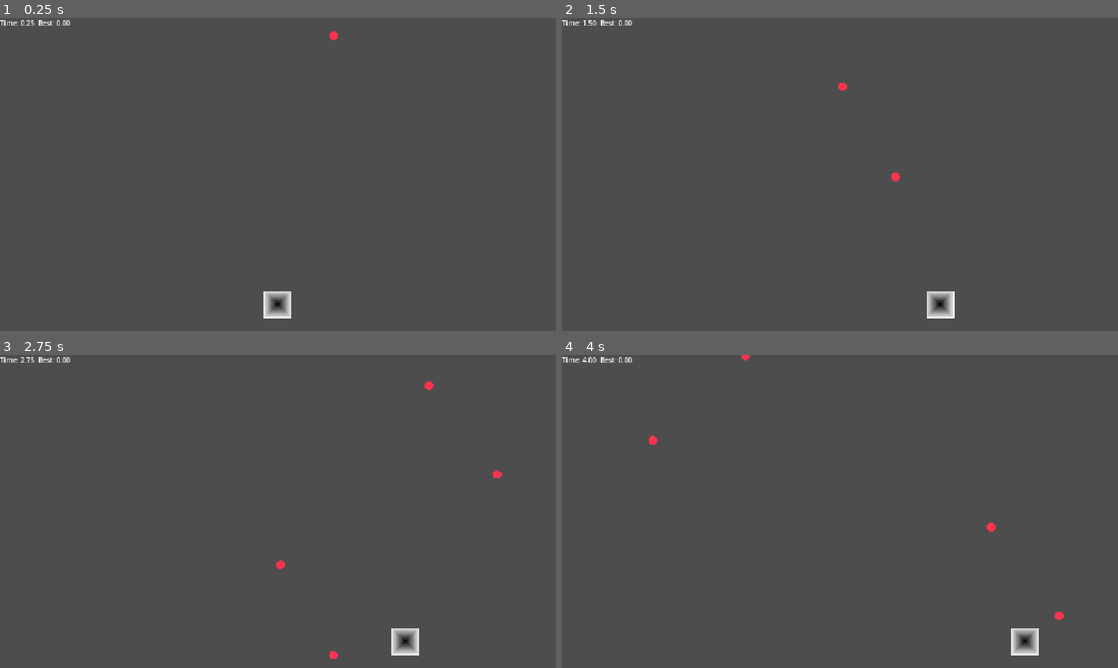
Above: before the commit, frames 1-4 (two rows, left to right).
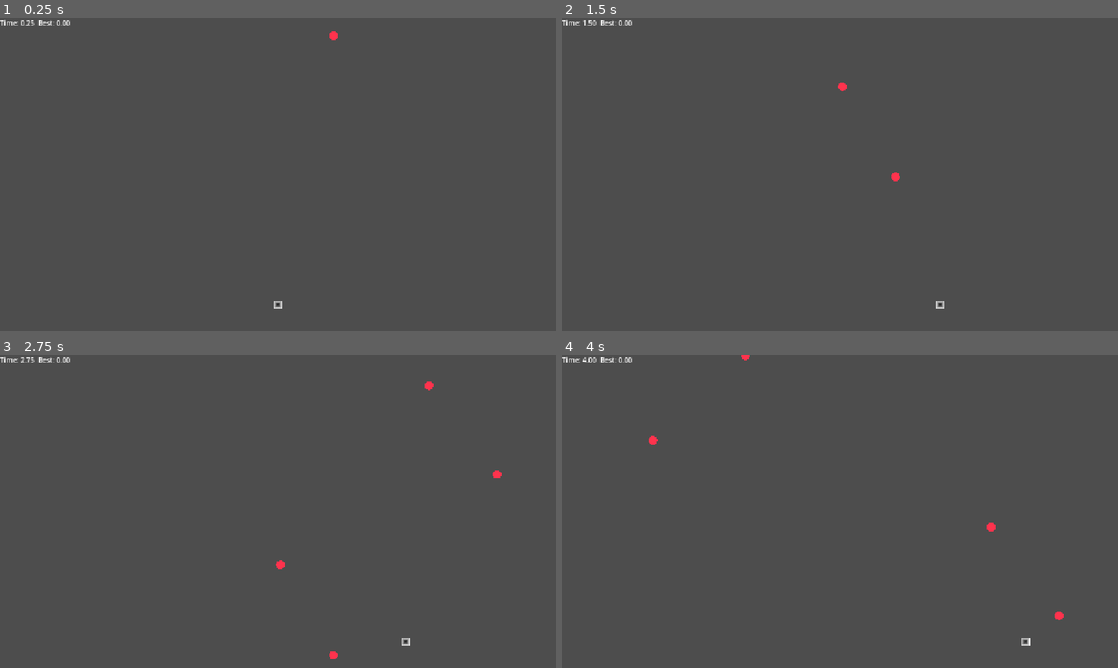
Above: after the commit, the same moments.

Repository: ahr8/GameDev_HS25_Avoidance
Game: Godot game, scene res://Scenes/Main.tscn
The game is run twice, just before and just after one commit, with the same random seed, the same clock (stepped at 60 frames per second) and the same inputs.
Inputs:
- Up to frame 1 (0.25 s): no input
- Up to frame 2 (1.5 s): hold Right (ui_right) 0.53-1.28 s; hold Left (ui_left) from 1.28 s (still down)
- Up to frame 3 (2.75 s): release Left (ui_left) at 2.03 s; hold Right (ui_right) from 2.03 s (still down)
- Up to frame 4 (4 s): release Right (ui_right) at 3.53 s; hold Left (ui_left) from 3.53 s (still down)

The runs differ from the first frame. In frame 1, 0.4% of the frame differs, in the area x 47-53%, y 87-96%; in frame 2, 0.4%, in the area x 65-71%, y 87-96%; in frame 3, 0.4%; in frame 4, 0.4%.

Commit message:
Change size player

Diff:
--- a/Scenes/Main.tscn
+++ b/Scenes/Main.tscn
@@ -7,12 +7,13 @@
 [ext_resource type="PackedScene" uid="uid://c2x1gfe273x2" path="res://Scenes/Dot.tscn" id="5_v1gob"]
 
 [sub_resource type="RectangleShape2D" id="RectangleShape2D_idj7w"]
-size = Vector2(48, 24)
 
 [sub_resource type="Gradient" id="Gradient_kln2b"]
 
 [sub_resource type="GradientTexture2D" id="GradientTexture2D_rgh2o"]
 gradient = SubResource("Gradient_kln2b")
+width = 20
+height = 20
 fill = 2
 fill_from = Vector2(0.48364487, 0.46962616)
 fill_to = Vector2(1, 1)
